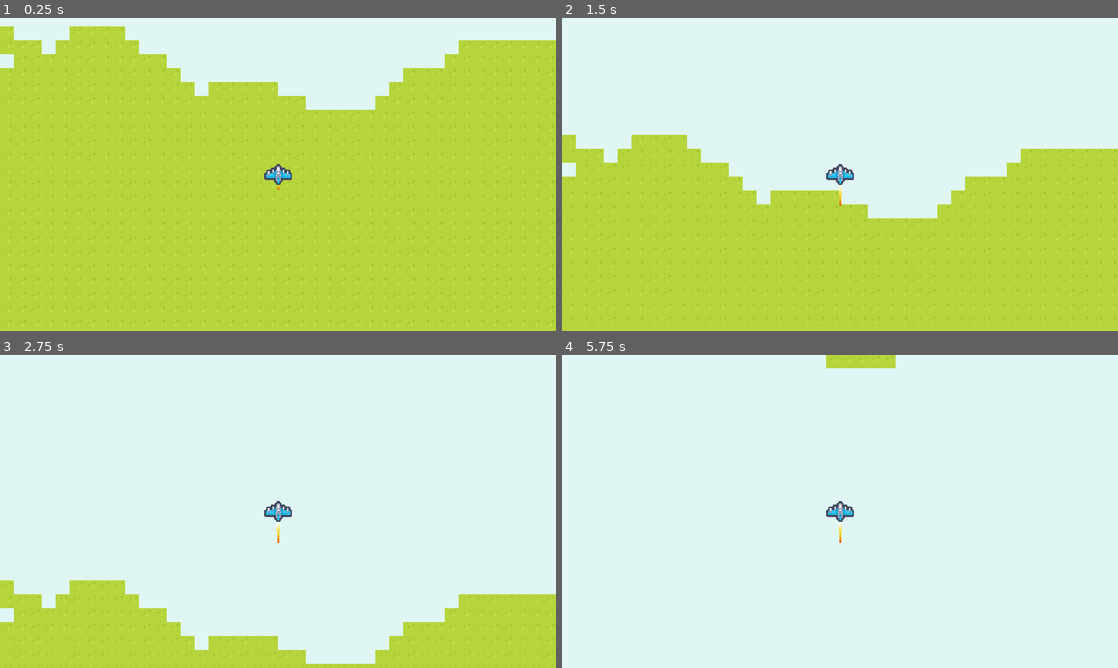
Above: before the commit, frames 1-4 (two rows, left to right).
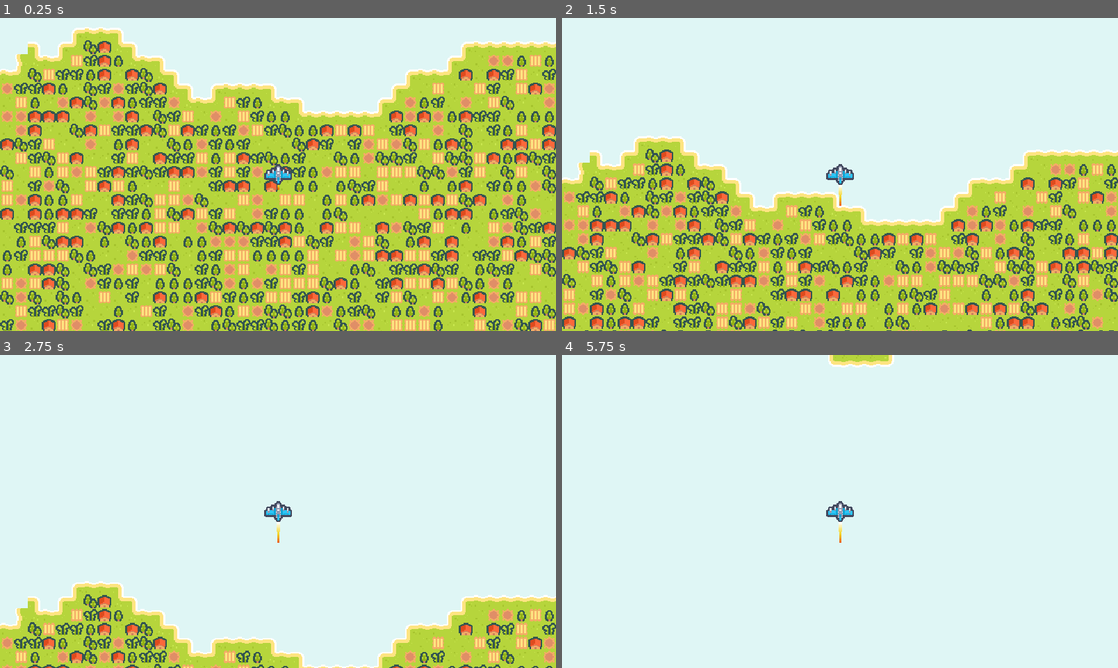
Above: after the commit, the same moments.

Repository: Pi-face/minijam39
Game: Godot game, scene res://Scenes/World.tscn
Two runs of this game, one before a commit and one after it. Both use one fixed random seed, a clock stepped at 60 frames per second and the inputs below.
Inputs:
- Up to frame 1 (0.25 s): no input
- Up to frame 2 (1.5 s): no input
- Up to frame 3 (2.75 s): no input
- Up to frame 4 (5.75 s): tap Enter at 4.25 s; tap Space at 5 s

The runs differ from the first frame. In frame 1, 39% of the frame differs, in the area x 0-100%, y 2-100%; in frame 2, 24%; in frame 3, 7.7%; in frame 4, 0.3%.

Commit message:
Add dynamic map generation

Diff:
--- a/Scenes/TerrainPatch.tscn
+++ b/Scenes/TerrainPatch.tscn
@@ -130,6 +130,7 @@
 sources/0 = SubResource("TileSetAtlasSource_v4mlk")
 
 [node name="Tiles" type="TileMapLayer"]
+position = Vector2(-1, 0)
 tile_set = SubResource("TileSet_u775m")
 script = ExtResource("1_lgaw3")
 
--- /dev/null
+++ b/Scenes/Test.tscn
@@ -0,0 +1,12 @@
+[gd_scene load_steps=3 format=3 uid="uid://o4tx420k5yv"]
+
+[ext_resource type="Script" path="res://Scripts/test.gd" id="1_f1of0"]
+[ext_resource type="PackedScene" uid="uid://c1tpg2uj77edb" path="res://Scenes/TerrainPatch.tscn" id="2_27kfo"]
+
+[node name="Test" type="Node2D"]
+position = Vector2(1, 0)
+script = ExtResource("1_f1of0")
+rand_seed = 36
+
+[node name="Tiles" parent="." instance=ExtResource("2_27kfo")]
+position = Vector2(189, 36)
--- a/Scripts/terrain_patch.gd
+++ b/Scripts/terrain_patch.gd
@@ -3,6 +3,62 @@
 
 const PATCH_SIZE : int = 16
 const TILE_SIZE : int = 16
+const TILES : Dictionary = {
+	0: [Vector2i(2, 4), Vector2i(0, 3), Vector2i(0, 4), Vector2i(0, 5), Vector2i(0, 6), Vector2i(1, 9), Vector2i(2, 9), Vector2i(3, 9)],
+	(BL | L | TL | T | TR): [Vector2i(1, 3)],
+	(L | TL | T | TR): [Vector2i(1, 3)],
+	(TL | T | TR): [Vector2i(2, 3)],
+	(TL | T | TR | R | BR): [Vector2i(3, 3)],
+	(TR | R | BR): [Vector2i(3, 4)],
+	(TR | R | BR | B | BL): [Vector2i(3, 5)],
+	(BR | B | BL): [Vector2i(2, 5)],
+	(BR | B | BL | L | TL): [Vector2i(1, 5)],
+	(BL | L | TL): [Vector2i(1, 4)],
+	(T | TR | R | BR | B | BL | L | TL): [Vector2i(4, 5)],
+	(L | BL | B): [Vector2i(1, 5)],
+	(L | BL): [Vector2i(1, 4)],
+	(TL | L | BL | B): [Vector2i(1, 5)],
+	(L | TL): [Vector2i(1, 4)],
+	(T | TL | L | BL): [Vector2i(1, 3)],
+	(TL | BL): [Vector2i(1, 4)],
+	(L | TL | T): [Vector2i(1, 3)],
+	(L | BL | B | BR): [Vector2i(1, 5)],
+	(BL | B): [Vector2i(2, 5)],
+	(BL | B | BR | R): [Vector2i(3, 5)],
+	(B | BR): [Vector2i(2, 5)],
+	(R | BR): [Vector2i(3, 4)],
+	(T | TR | R): [Vector2i(3, 3)],
+	(T | TR): [Vector2i(2, 3)],
+	(TL | T | TR | R): [Vector2i(3, 3)],
+	(TR | R): [Vector2i(3, 4)],
+	(TL | T): [Vector2i(2, 3)],
+	(T | TR | R | BR): [Vector2i(3, 3)],
+	(B | BR | R): [Vector2i(3, 5)],
+	(TL | T | TR | BR): [Vector2i(3, 3)],
+	(TR | R | BR | B): [Vector2i(3, 5)],
+	(BL | BR): [Vector2i(2, 5)],
+	(BL | TL | T | TR): [Vector2i(1, 3)],
+	(TR | BR | B): [Vector2i(3, 5)],
+	(TL | TR): [Vector2i(2, 3)],
+	(T): [Vector2i(2, 3)],
+	(R): [Vector2i(3, 4)],
+	(B): [Vector2i(2, 5)],
+	(L): [Vector2i(1, 4)],
+	(BR): [Vector2i(4, 3)],
+	(BL): [Vector2i(5, 3)],
+	(TL): [Vector2i(5, 4)],
+	(TR): [Vector2i(4, 4)]
+}
+enum { #tile neighbor bit-fields
+	T = 1 << 0,
+	TR= 1 << 1,
+	R = 1 << 2,
+	BR= 1 << 3,
+	B = 1 << 4,
+	BL= 1 << 5,
+	L = 1 << 6,
+	TL= 1 << 7
+}
 
 @onready var label : Label = $"Label"
 
@@ -15,8 +71,30 @@
 	patch_location = loc
 	for x in PATCH_SIZE:
 		for y in PATCH_SIZE:
-			var value : float = noise.get_noise_2d(loc.x * PATCH_SIZE + x,  loc.y * PATCH_SIZE + y)
+			var noise_loc = Vector2i(loc.x * PATCH_SIZE + x, loc.y * PATCH_SIZE + y)
+			var value : float = noise.get_noise_2d(noise_loc.x, noise_loc.y)
 			if value > 0:
-				set_cell(Vector2i(x, y), 0, Vector2i(2, 4))
+				var n : int = get_neighborhood(noise_loc, noise)
+				var t : Array = TILES.get(n, [Vector2i(6, 3)])
+				set_cell(Vector2i(x, y), 0, t.pick_random())
 			else:
 				set_cell(Vector2i(x, y), 0, Vector2i(6, 3))
+
+func get_neighborhood(loc : Vector2i, noise : FastNoiseLite) -> int:
+	var neighbors : int = 0
+	neighbors |= int(noise.get_noise_2d(loc.x, loc.y-1) <= 0) << 0   #T
+	neighbors |= int(noise.get_noise_2d(loc.x+1, loc.y-1) <= 0) << 1 #TR
+	neighbors |= int(noise.get_noise_2d(loc.x+1, loc.y) <= 0) << 2   #R
+	neighbors |= int(noise.get_noise_2d(loc.x+1, loc.y+1) <= 0) << 3 #BR
+	neighbors |= int(noise.get_noise_2d(loc.x, loc.y+1) <= 0) << 4   #B
+	neighbors |= int(noise.get_noise_2d(loc.x-1, loc.y+1) <= 0) << 5 #BL
+	neighbors |= int(noise.get_noise_2d(loc.x-1, loc.y) <= 0) << 6   #L
+	neighbors |= int(noise.get_noise_2d(loc.x-1, loc.y-1) <= 0) << 7 #TL
+	return neighbors
+
+func print_binary(loc : Vector2i, neighbors : int):
+	var bin_str : String = ""
+	for i in 8:
+		bin_str = str(neighbors & 1) + bin_str
+		neighbors = neighbors >> 1
+	print(loc, " ", bin_str)
--- /dev/null
+++ b/Scripts/test.gd
@@ -0,0 +1,19 @@
+@tool
+extends Node2D
+
+var noise : FastNoiseLite = FastNoiseLite.new()
+@export var generate : bool:
+	set(value):
+		generate = value
+		generate_patch()
+
+@export var rand_seed : int:
+	set(value):
+		rand_seed = value
+		generate_patch()
+
+
+func generate_patch():
+	noise.seed = rand_seed
+	$Tiles.clear()
+	$Tiles.generate(noise, Vector2i(0, 0))
--- a/Scripts/world.gd
+++ b/Scripts/world.gd
@@ -3,3 +3,6 @@
 func _input(event: InputEvent) -> void:
 	if event.is_action_pressed("ui_cancel"):
 		get_tree().quit()
+
+	if event.is_action_pressed("pause"):
+		get_tree().paused = !get_tree().paused
--- a/project.godot
+++ b/project.godot
@@ -47,3 +47,8 @@
 "events": [Object(InputEventJoypadMotion,"resource_local_to_scene":false,"resource_name":"","device":-1,"axis":1,"axis_value":1.0,"script":null)
 ]
 }
+pause={
+"deadzone": 0.5,
+"events": [Object(InputEventJoypadButton,"resource_local_to_scene":false,"resource_name":"","device":-1,"button_index":6,"pressure":0.0,"pressed":true,"script":null)
+]
+}
